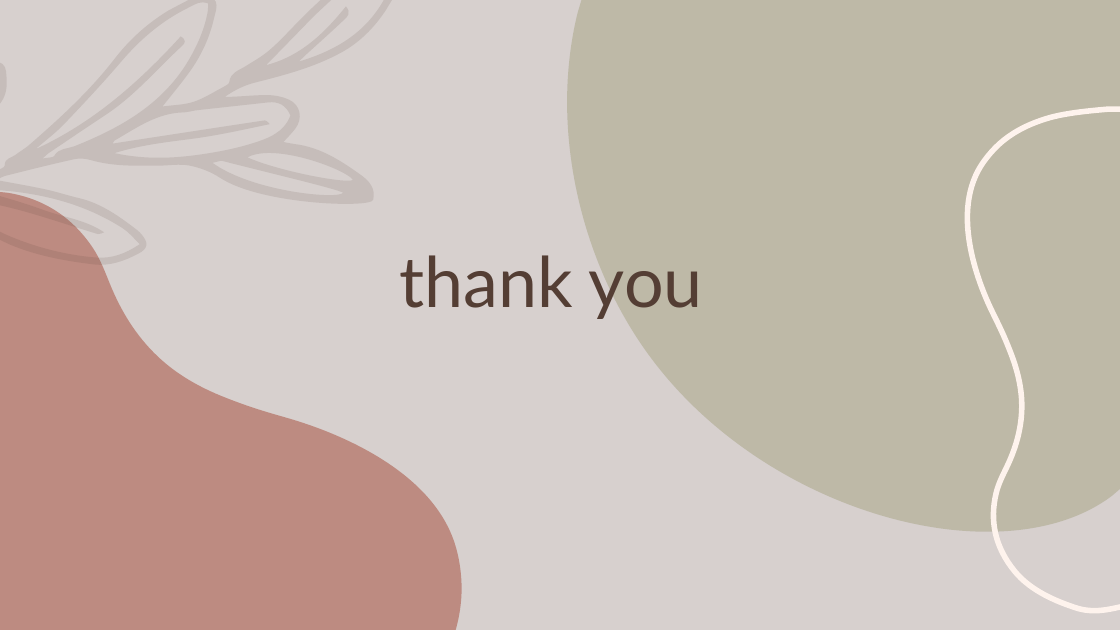
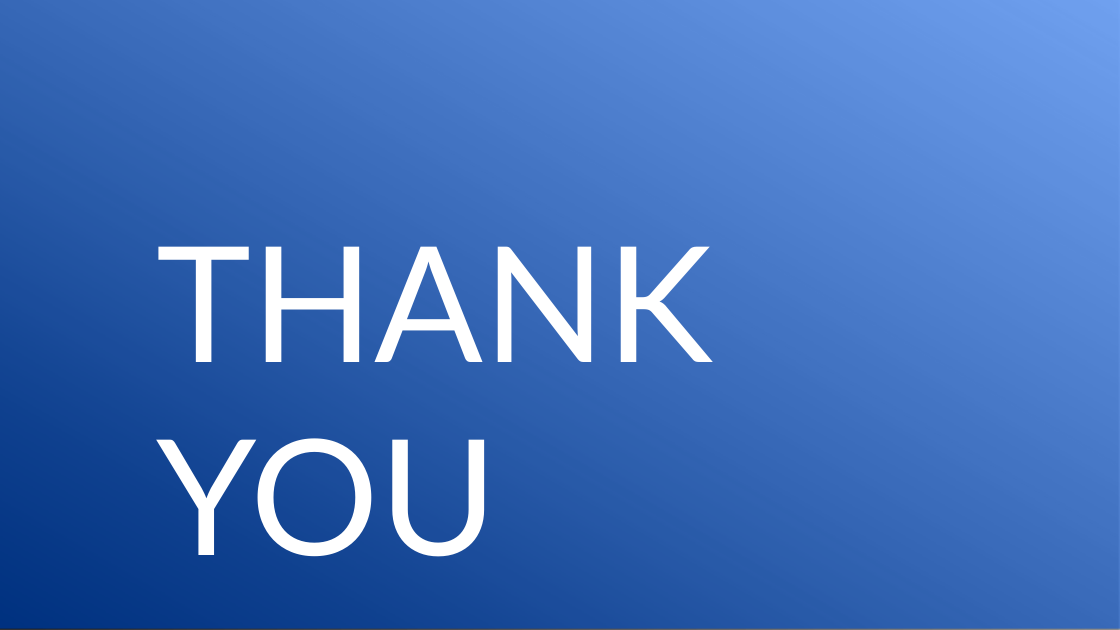
Before and after one commit to Chakrapani2122/Major-Project, a slide deck: slide 11 of Major Project.pptx (slide 8 before the commit). Drawn at 1120x630 pixels with LibreOffice and Linux fonts; fonts in the diff are those of the drawing. Boxes give left, top, right and bottom in pixels: in the first picture for what was removed or moved away, otherwise in the second. Text is boxed around its words. In the diff, an @@ line names an element or a change of style, - is before the commit and + after.

```diff
--- a/Major Project.pptx
+++ b/Major Project.pptx
@@ background #D7D0CE to #FFFFFF @@
@@ freeform shape removed at [0, 0, 392, 265] @@
@@ rectangle added at [0, 0, 1120, 630], fill gradient #000000 to #242424 to #404040 @@
@@ rectangle added at [0, 0, 1120, 629], fill #0062FF at 50% opacity @@
@@ freeform shape removed at [567, 0, 1120, 532] @@
@@ freeform shape removed at [968, 109, 1120, 611] @@
@@ freeform shape removed at [0, 192, 462, 630] @@
@@ text "THANK YOU" at [156, 246, 712, 557]: vertical alignment bottom to top @@
@@ text at [156, 246, 712, 557]: text changed; size 60 to 138 pt; text colour #543E34 to #FFFFFF @@
-thank you
+THANK YOU
```
Also in this commit, not shown: 1 other slide changed, 9 slides added, 6 slides removed, 6 other files.
